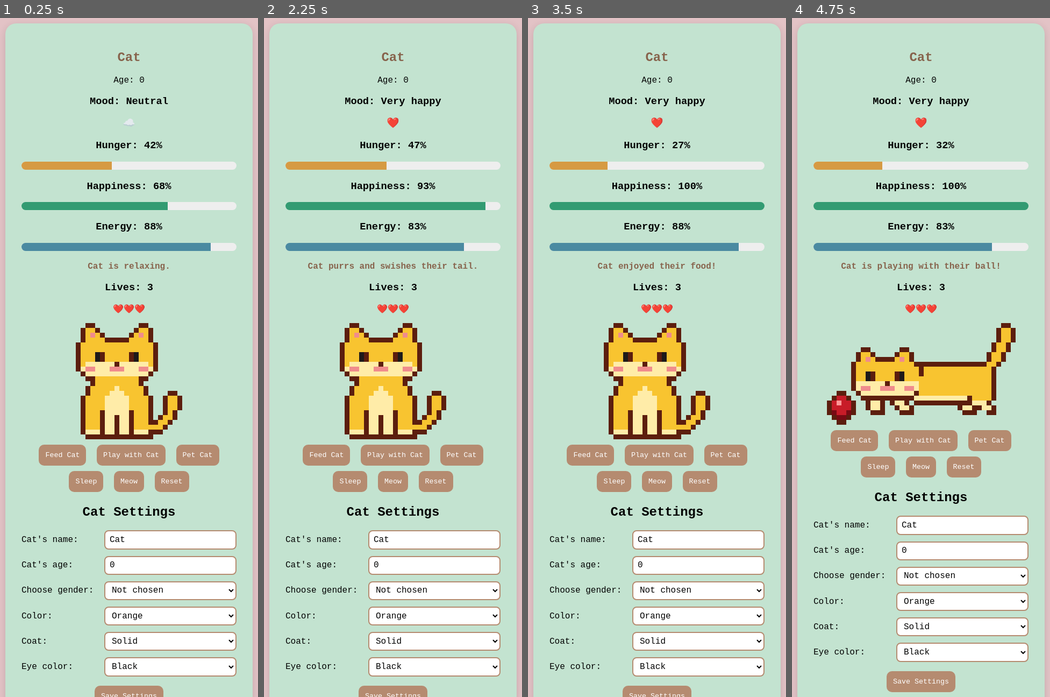
Above: before the commit, frames 1-4 (left to right).
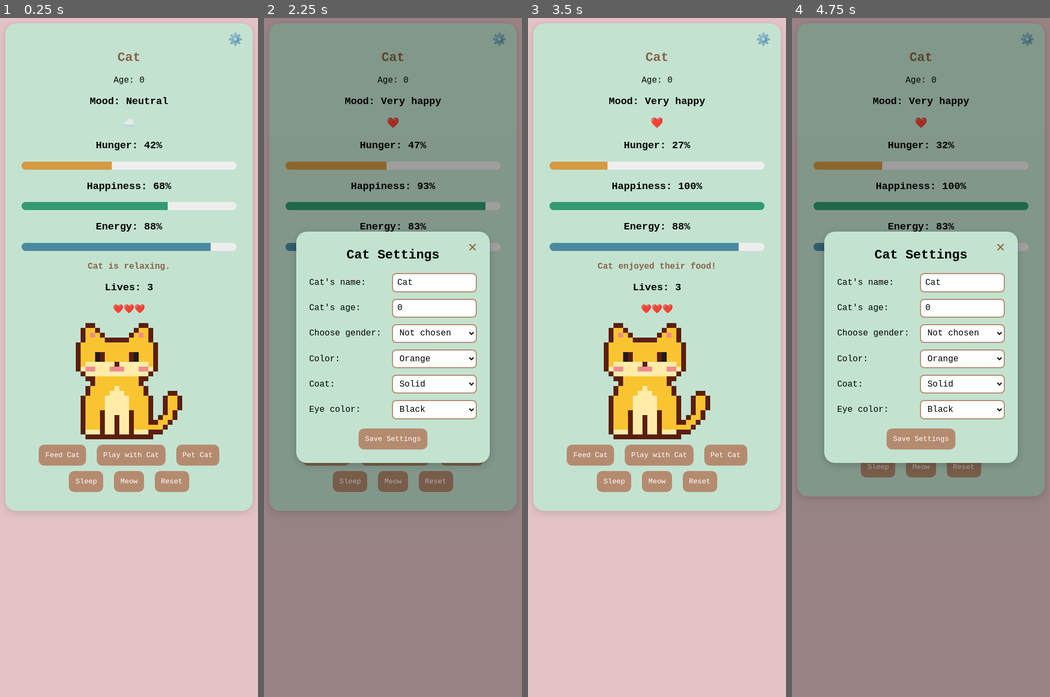
Above: after the commit, the same moments.

Repository: nannaellaraun/cat-game
Game: browser game, page index.html
The game is run twice, just before and just after one commit, with the same random seed, the same clock (stepped at 60 frames per second) and the same inputs.
Inputs (mouse positions are in pixels of both pictures, inside the frame that each line leads up to):
- Up to frame 1 (0.25 s): no input
- Up to frame 2 (2.25 s): click "Play with Cat" at 0.27 s; click "Pet Cat" at 1.27 s; click "Pet Cat" at 1.87 s; click (498, 38) at 2.02 s, where only the run after the commit has a clickable "⚙️"
- Up to frame 3 (3.5 s): click (736, 248) at 2.47 s, where only the run after the commit has a clickable "✕"; click "Feed Cat" at 3.07 s
- Up to frame 4 (4.75 s): click "Meow" at 3.67 s; click "Play with Cat" at 4.27 s; click (1026, 38) at 4.52 s, where only the run after the commit has a clickable "⚙️"

The runs differ from the first frame. In frame 1, 26% of the frame differs, in the area x 2-98%, y 2-100%; in frame 2, 87%, in the area x 0-100%, y 0-100%; in frame 3, 26%; in frame 4, 86%.

Commit message:
Move cat settings into a pop-up behind a gear button
Co-Authored-By: Claude Opus 5.5 <noreply@anthropic.com>

Diff:
--- a/game.js
+++ b/game.js
@@ -219,9 +219,6 @@
 const nameInput = $("name-input");
 const ageInput = $("age-input");
 const genderInput = $("gender-input");
-nameInput.value = cat.name;
-ageInput.value = cat.age;
-genderInput.value = cat.gender in PRONOUNS ? cat.gender : "none";
 
 // Fill the Color, Coat and Eye color dropdowns from the lists in sprites.js.
 const colorInput = $("color-input");
@@ -232,9 +229,26 @@
     select.add(new Option(info.label || info, value));
   }
 }
-colorInput.value = cat.color in CAT_COLORS ? cat.color : "orange";
-coatInput.value = cat.coat in CAT_COATS ? cat.coat : "solid";
-eyesInput.value = cat.eyes in CAT_EYES ? cat.eyes : "black";
+
+// Show the cat's current settings in the form.
+function fillSettingsForm() {
+  nameInput.value = cat.name;
+  ageInput.value = cat.age;
+  genderInput.value = cat.gender in PRONOUNS ? cat.gender : "none";
+  colorInput.value = cat.color in CAT_COLORS ? cat.color : "orange";
+  coatInput.value = cat.coat in CAT_COATS ? cat.coat : "solid";
+  eyesInput.value = cat.eyes in CAT_EYES ? cat.eyes : "black";
+}
+
+// The gear opens the settings pop-up; closing it without saving throws away changes.
+const settingsDialog = $("settings-dialog");
+const settingsError = $("settings-error");
+$("settings-button").addEventListener("click", () => {
+  fillSettingsForm();
+  settingsError.textContent = "";
+  settingsDialog.showModal();
+});
+$("settings-close").addEventListener("click", () => settingsDialog.close());
 
 $("settings-form").addEventListener("submit", (event) => {
   event.preventDefault(); // stay on the page instead of reloading it
@@ -249,11 +263,12 @@
     cat.coat = coatInput.value in CAT_COATS ? coatInput.value : "solid";
     cat.eyes = eyesInput.value in CAT_EYES ? eyesInput.value : "black";
     cat.message = "Settings saved!";
+    saveState();
+    render();
+    settingsDialog.close();
   } else {
-    cat.message = "Please enter a name and an age from 0 to 30.";
-  }
-  saveState();
-  render();
+    settingsError.textContent = "Please enter a name and an age from 0 to 30.";
+  }
 });
 
 // ---------- Time passing ----------
--- a/index.html
+++ b/index.html
@@ -8,6 +8,7 @@
 </head>
 <body>
 <div class="game">
+  <button type="button" id="settings-button" class="icon-button" aria-label="Cat settings">⚙️</button>
 
   <!-- Shown while the cat still has lives -->
   <section id="playing-view">
@@ -51,38 +52,42 @@
     <button data-action="reset">Restart Game</button>
   </section>
 
-  <h2>Cat Settings</h2>
-  <form id="settings-form">
-    <div class="setting">
-      <label for="name-input">Cat's name:</label>
-      <input type="text" id="name-input" maxlength="30" required>
-    </div>
-    <div class="setting">
-      <label for="age-input">Cat's age:</label>
-      <input type="number" id="age-input" min="0" max="30" required>
-    </div>
-    <div class="setting">
-      <label for="gender-input">Choose gender:</label>
-      <select id="gender-input">
-        <option value="female">Female</option>
-        <option value="male">Male</option>
-        <option value="none">Not chosen</option>
-      </select>
-    </div>
-    <div class="setting">
-      <label for="color-input">Color:</label>
-      <select id="color-input"></select>
-    </div>
-    <div class="setting">
-      <label for="coat-input">Coat:</label>
-      <select id="coat-input"></select>
-    </div>
-    <div class="setting">
-      <label for="eyes-input">Eye color:</label>
-      <select id="eyes-input"></select>
-    </div>
-    <button type="submit">Save Settings</button>
-  </form>
+  <dialog id="settings-dialog">
+    <button type="button" id="settings-close" class="icon-button" aria-label="Close settings">✕</button>
+    <h2>Cat Settings</h2>
+    <form id="settings-form">
+      <div class="setting">
+        <label for="name-input">Cat's name:</label>
+        <input type="text" id="name-input" maxlength="30" required>
+      </div>
+      <div class="setting">
+        <label for="age-input">Cat's age:</label>
+        <input type="number" id="age-input" min="0" max="30" required>
+      </div>
+      <div class="setting">
+        <label for="gender-input">Choose gender:</label>
+        <select id="gender-input">
+          <option value="female">Female</option>
+          <option value="male">Male</option>
+          <option value="none">Not chosen</option>
+        </select>
+      </div>
+      <div class="setting">
+        <label for="color-input">Color:</label>
+        <select id="color-input"></select>
+      </div>
+      <div class="setting">
+        <label for="coat-input">Coat:</label>
+        <select id="coat-input"></select>
+      </div>
+      <div class="setting">
+        <label for="eyes-input">Eye color:</label>
+        <select id="eyes-input"></select>
+      </div>
+      <p id="settings-error" class="message"></p>
+      <button type="submit">Save Settings</button>
+    </form>
+  </dialog>
 
 </div>
 <script src="sprites.js"></script>
--- a/style.css
+++ b/style.css
@@ -13,6 +13,7 @@
   padding: 30px;
   border-radius: 20px;
   box-shadow: 0 4px 15px #0002;
+  position: relative; /* lets the settings gear sit in the corner */
 }
 h1 {
   color: #87634c;
@@ -95,3 +96,47 @@
   outline: none;
   border-color: #87634c;
 }
+
+/* Small round icon buttons: the settings gear and the close cross */
+.icon-button {
+  position: absolute;
+  top: 12px;
+  right: 12px;
+  width: 40px;
+  height: 40px;
+  padding: 0;
+  margin: 0;
+  font-size: 22px;
+  line-height: 40px;
+  color: #87634c;
+  background: transparent;
+  border-radius: 50%;
+}
+.icon-button:hover {
+  background: #0001;
+}
+
+/* Cat Settings pop-up */
+#settings-dialog {
+  position: fixed; /* keep it centered on the screen, not inside the card */
+  width: calc(100% - 32px);
+  max-width: 360px;
+  box-sizing: border-box;
+  padding: 30px 24px 20px;
+  background: #C3E3D0;
+  border: none;
+  border-radius: 20px;
+  box-shadow: 0 4px 15px #0003;
+  font-family: inherit;
+  color: inherit;
+  text-align: center;
+}
+#settings-dialog::backdrop {
+  background: #0005;
+}
+#settings-dialog h2 {
+  margin-top: 0;
+}
+#settings-error:empty {
+  display: none;
+}
